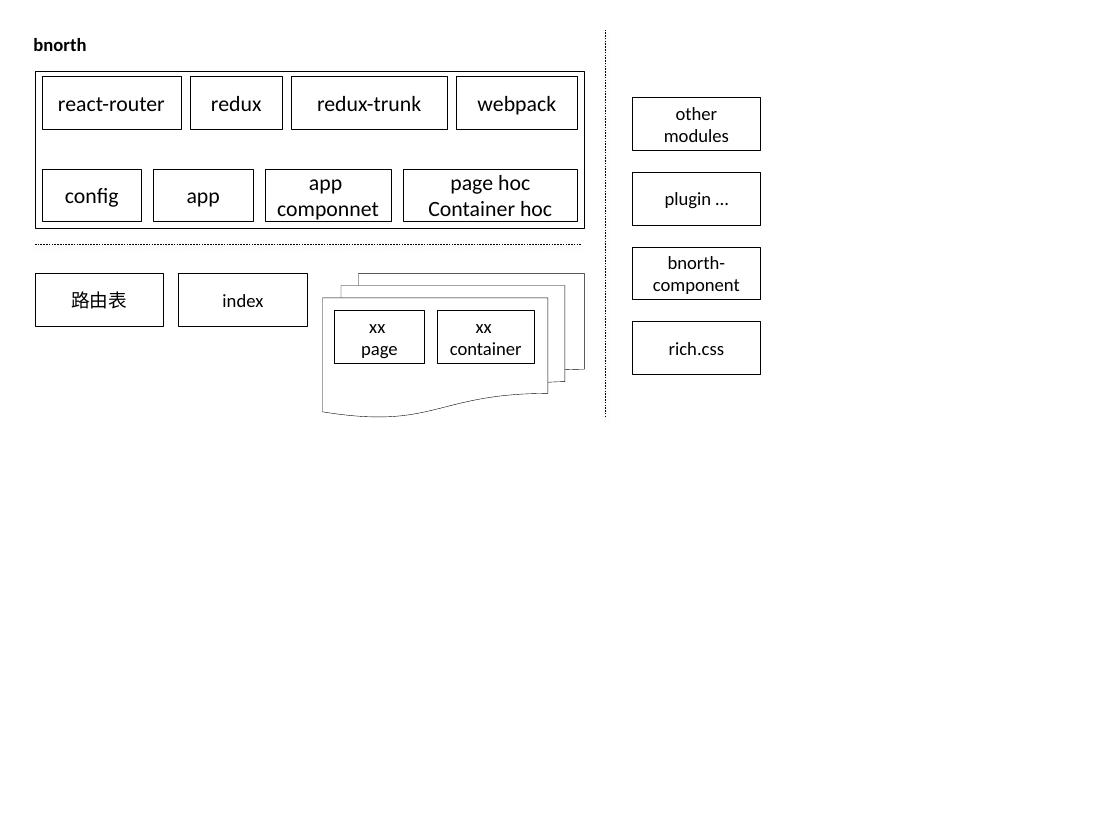
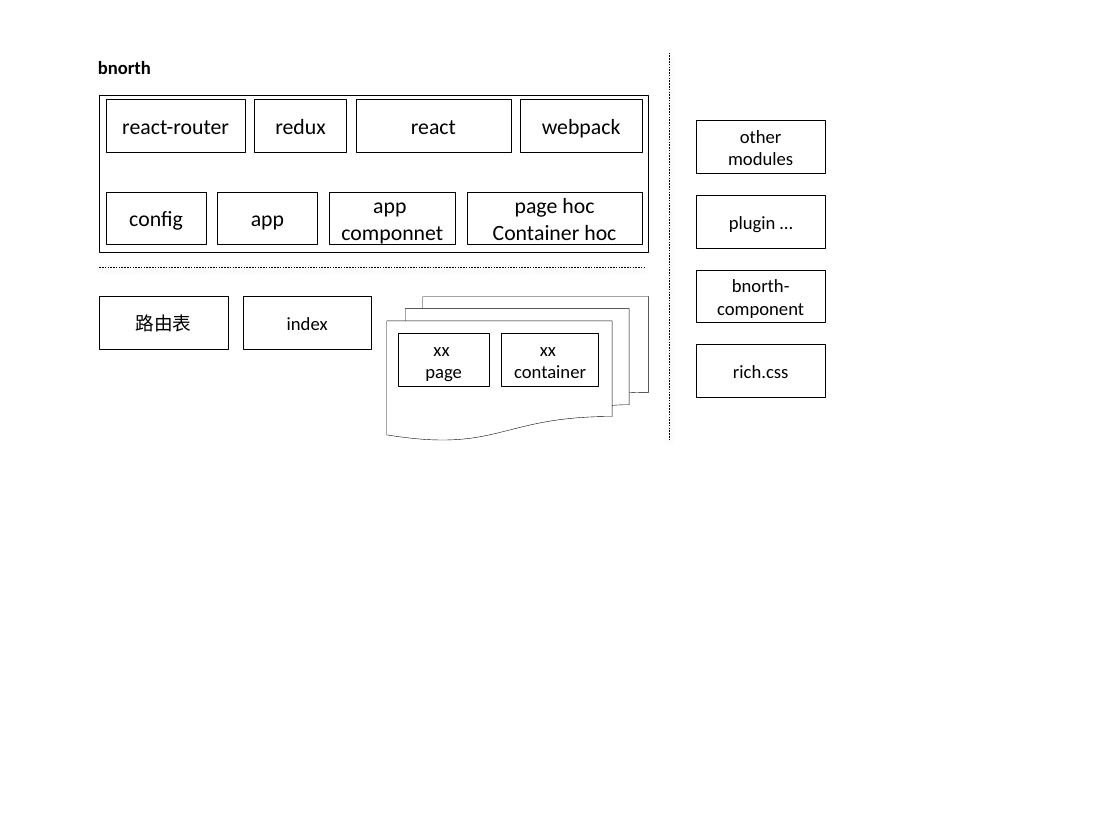
Before and after one commit to able99/bnorth, a slide deck: slide 1 of res/res.pptx. Drawn at 1120x840 pixels with LibreOffice and Linux fonts; fonts in the diff are those of the drawing. Boxes give left, top, right and bottom in pixels: in the first picture for what was removed or moved away, otherwise in the second. Text is boxed around its words. In the diff, an @@ line names an element or a change of style, - is before the commit and + after.

```diff
--- a/res/res.pptx
+++ b/res/res.pptx
@@ 17 rectangles, 2 lines, 1 text, 1 flow chart multidocument: place and size @@
-17 rectangles, 2 lines, 1 text, 1 flow chart multidocument at box(33, 29, 760, 418)
+17 rectangles, 2 lines, 1 text, 1 flow chart multidocument at box(98, 52, 825, 440)
@@ text in rectangle at box(411, 120, 456, 134): text changed @@
-redux-trunk
+react
```
Also in this commit, not shown: 42 other files.
